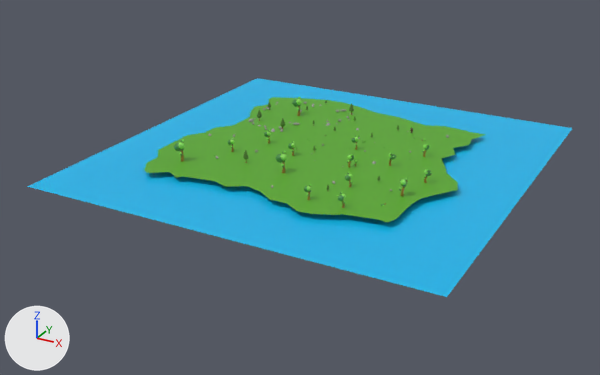
Renders of the glTF model src/assets/world/world_mid.gltf from each side of a commit.
The view is the same before and after, from a 50 mm lens placed at (607.0, -1199.0, 520.0), pointed at (-29.0, -42.0, -58.0). Arrows for +X, +Y and +Z are at lower left; the lights stay in place. Where no turn or scale is listed for an object, it has been applied to the vertices.

The first picture shows 'Plane', 'Tree1.008', 'Tree1.009', 'Tree1.012', 'Water', 'low_poly_rock_3'.
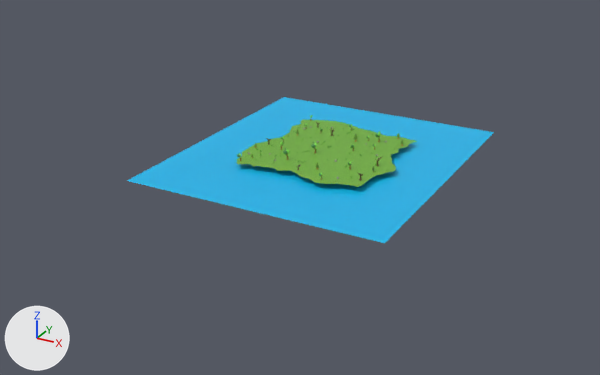
Boxes (x1, y1, x2, y2) around the edits, measured in the pictures (600 x 375 px):
'Water', rescaled (33% narrower, 33% shorter): before (27, 78, 572, 297); after (127, 97, 494, 243)
'Plane', moved, rescaled (47% narrower, 46% shorter): before (145, 97, 485, 222); after (236, 120, 416, 187)
'low_poly_rock_3', deleted: before (209, 102, 449, 191)
'Tree1.009', deleted: before (174, 140, 185, 161)
'Tree1.008', deleted: before (399, 178, 408, 196)
'Tree1.012', deleted: before (337, 192, 346, 208)

What the commit changed:
Object 'Plane' (ob_plane) moves from (-11.0, 7.0, 0.0) to (2.0, 7.0, 0.0).
Object 'Plane' (ob_plane) is rescaled from (227.0, 227.0, 1.0) to (117.0, 128.0, 1.0).
Object 'low_poly_rock_3' (ob_low_poly_rock_3) is deleted.
Object 'Tree1.008' (ob_tree1_008) is deleted.
Object 'Tree1.012' (ob_tree1_012) is deleted.
Object 'Water' (ob_water) is rescaled from (350.0, 350.0, 1.0) to (226.0, 256.0, 1.0).
Object 'Tree1.009' (ob_tree1_009) is deleted.
